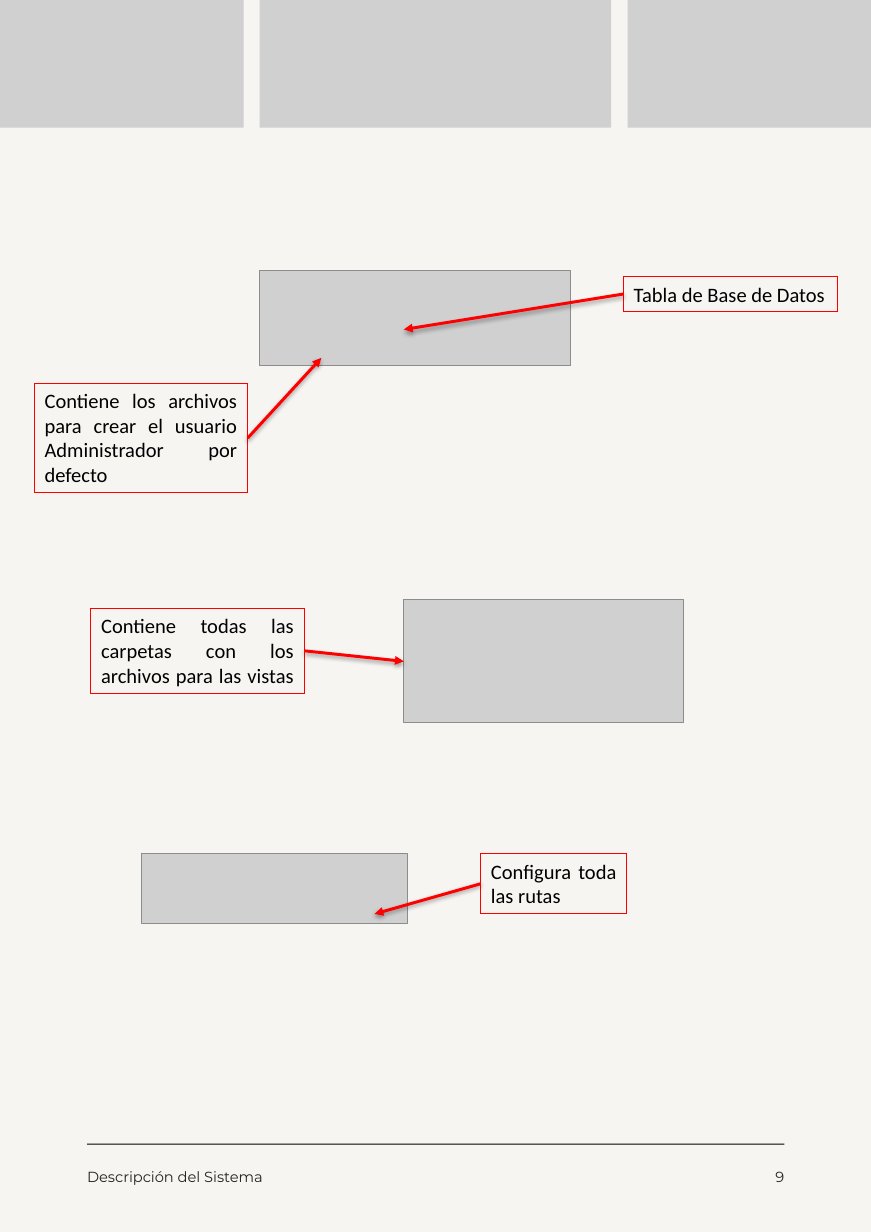
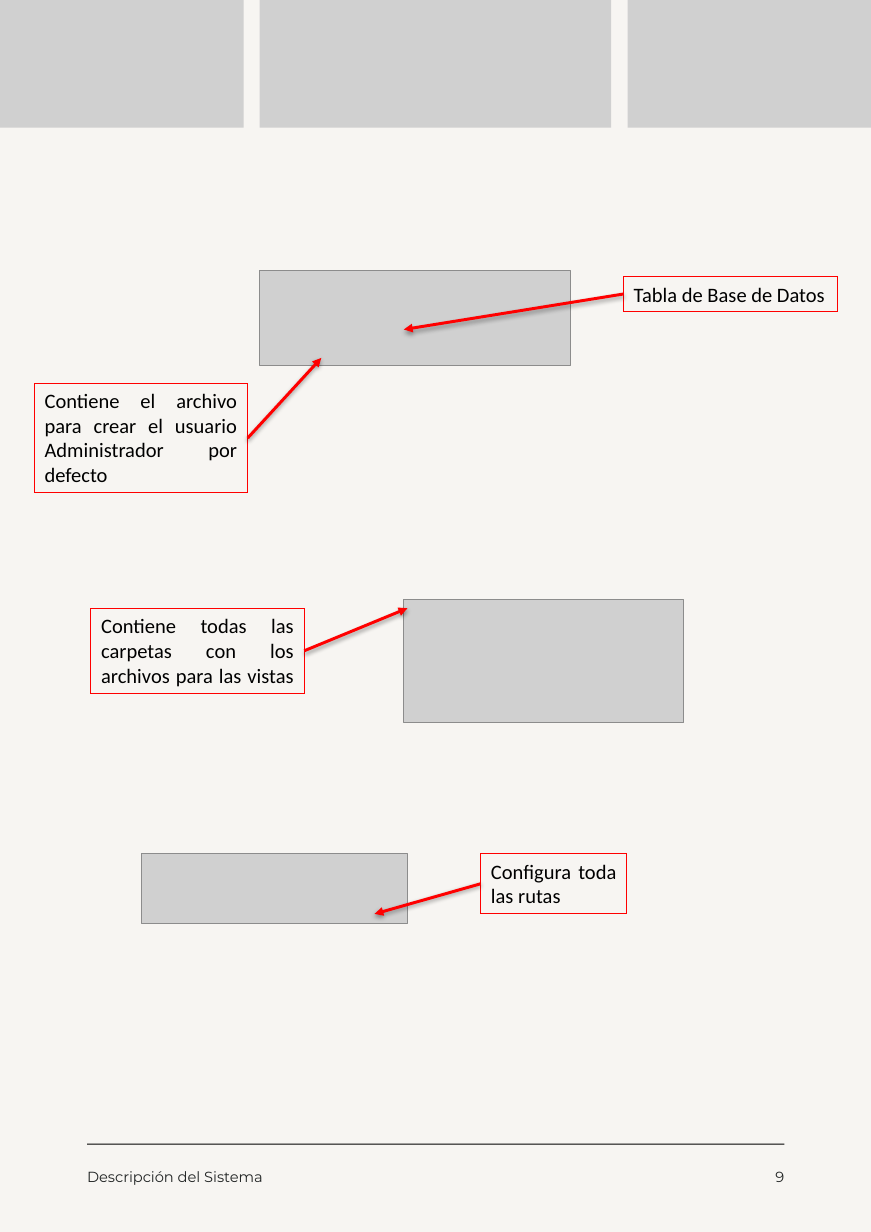
Before and after one commit to moreno-manuel/Pasantia-CVG-FMO, a slide deck: slide 10 of public/files/Manual de Desarrollador.pptx (slide 9 before the commit). Drawn at 871x1232 pixels with LibreOffice and Linux fonts; fonts in the diff are those of the drawing; grey boxes stand for pictures. Boxes give left, top, right and bottom in pixels: in the first picture for what was removed or moved away, otherwise in the second. Text is boxed around its words. In the diff, an @@ line names an element or a change of style, - is before the commit and + after.

```diff
--- a/public/files/Manual de Desarrollador.pptx
+++ b/public/files/Manual de Desarrollador.pptx
@@ text in rectangle at [45, 393, 237, 482]: text changed @@
-Contiene los archivos para crear el usuario Administrador por defecto
+Contiene el archivo para crear el usuario Administrador por defecto
@@ arrow moved from (305, 652) - (404, 662) to (305, 652) - (408, 608) @@
```
Also in this commit, not shown: 7 other slides changed, 2 slides added, 1 other file.
